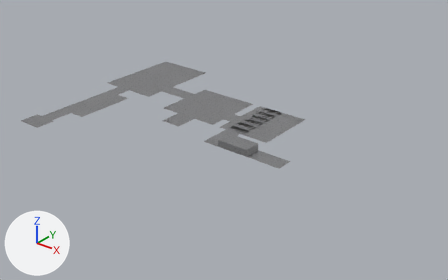
An edit to the FBX model Assets/Level_Design/Models/PrototypeLevels/Level0/Level0Roof.fbx, drawn before and after from the same camera.
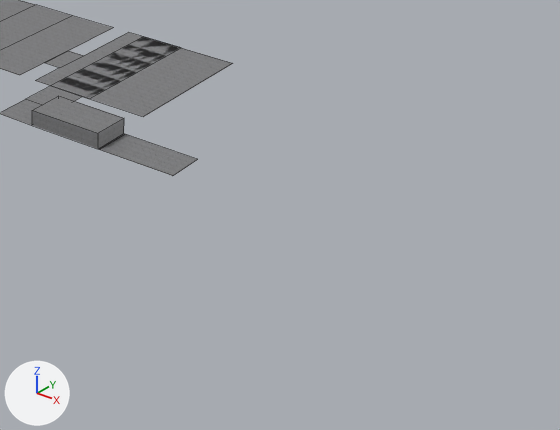
Each version is shown whole from a camera (50 mm lens) standing at (75.0, -116.0, 77.5) and looking at (-23.3, 6.9, 1.3), then close up on the part from 46% to 100% of the width and 33% to 100% of the height. The lights are fixed; the arrows at lower left show +X, +Y and +Z. The close-ups show mesh edges as thin lines. Where no turn or scale is listed for an object, it has been applied to the vertices.

The scene before the commit, as lines of its bpy script (objects in view):
```python
me_plane_002 = bpy.data.meshes.new('Plane.002')
me_plane_002.from_pydata(...)  # 59 vertices, 22 faces; spans x -80.0..0.0, y -23.0..43.0, z 0.0..2.0
me_plane_002.materials.append(mat_level0roofmain_002)  # picture img_concrete007_1k_png_color_png
ob_level0roof = bpy.data.objects.new('Level0Roof', me_plane_002)
ob_level0roof.location = (0.0, 0.0, 3.0)
```
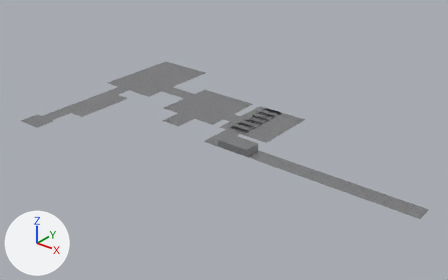
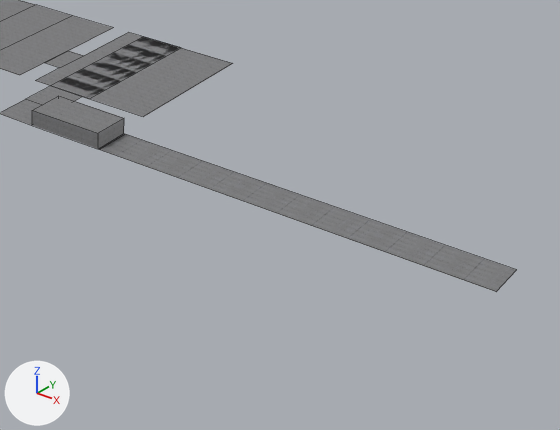
What changed in the scene script:
```text
Change me_plane_002:
    where me_plane_002.from_pydata(...)  # 59 vertices, 22 faces; spans x -80.0..0.0, y -23.0..43.0, z 0.0..2.0
    used by ob_level0roof; location = (0.0, 0.0, 3.0)
    me_plane_002 part 1
    me_plane_002.vertices[0].co: (0.0, 0.0, 0.0) -> (36.9, 0.0, 0.0)  # pixel (172, 175) -> pixel (496, 291)
    me_plane_002.vertices[1].co: (0.0, 5.0, 0.0) -> (36.9, 5.0, 0.0)  # pixel (197, 159) -> pixel (516, 269)
```

Location of each change, [x1, y1, x2, y2] in pixels of the close-ups (560 x 430 px; the box of a moved part takes in the faces that stretch with it):
'Level0Roof', reshaped
    before: [0, 0, 233, 176]
    after: [0, 0, 516, 292]
part 1 of me_plane_002, moved or reshaped
    before: [100, 134, 198, 176]
    after: [100, 134, 516, 292]
